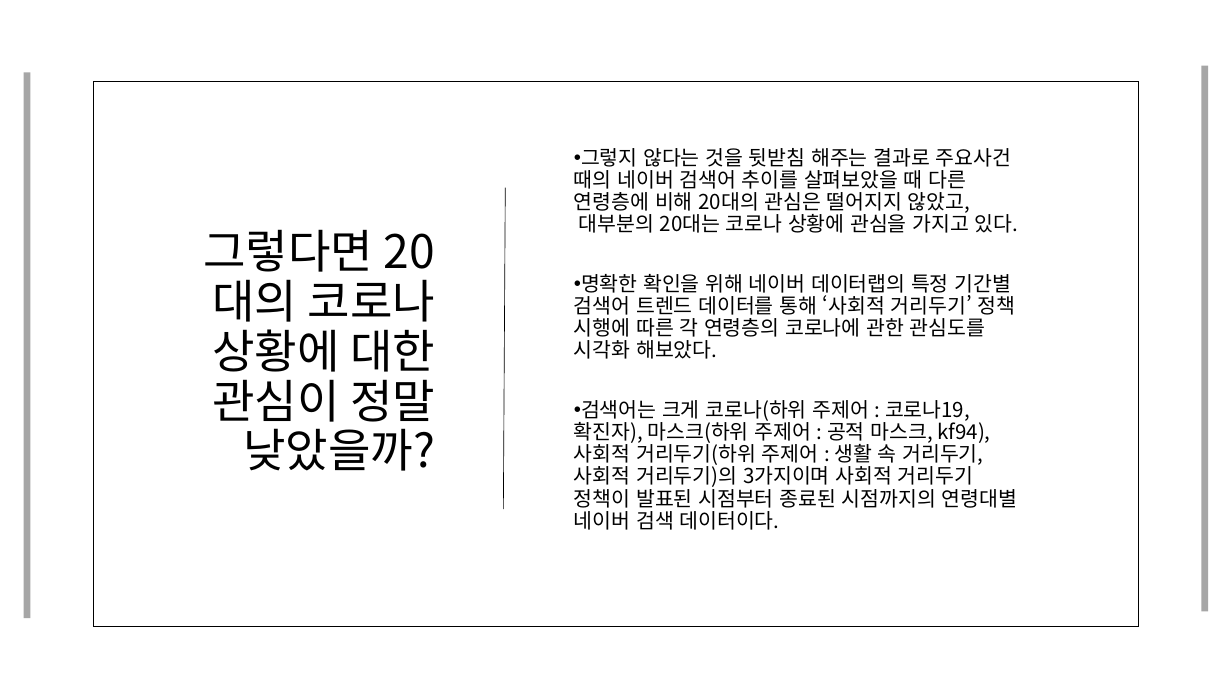
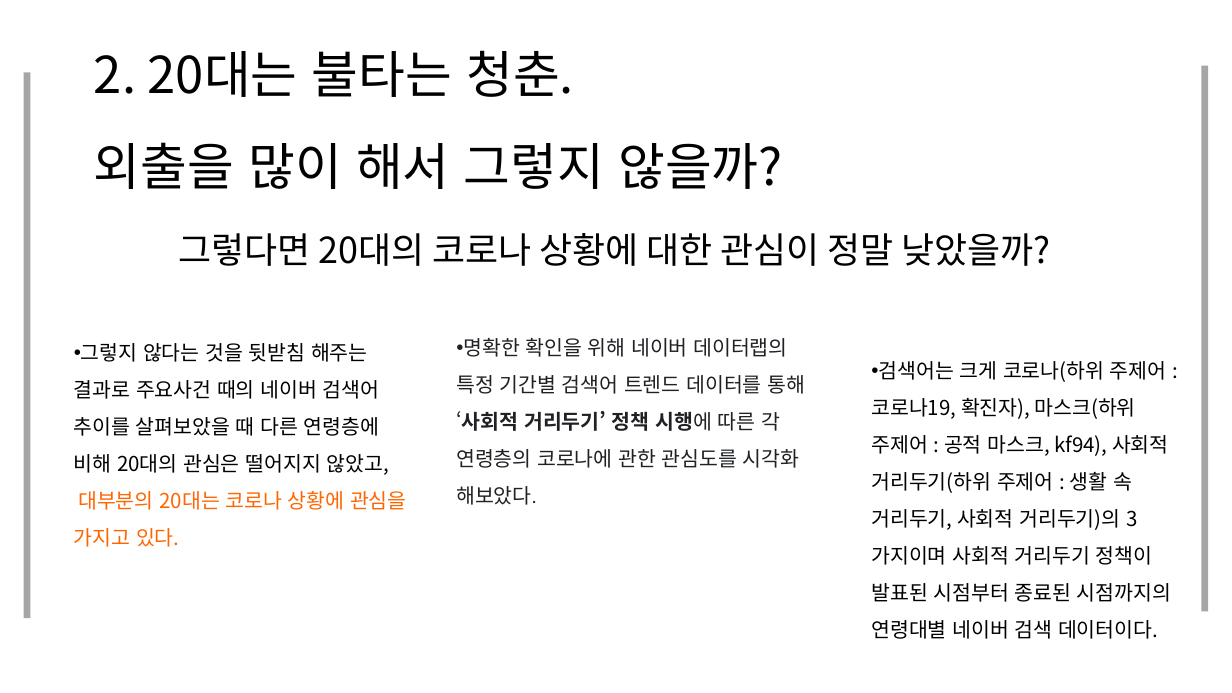
Before and after one commit to JooEHyeon/CORONA19_data_analysis, a slide deck: slide 13 of 최종합본.pptx (slide 11 before the commit). Drawn at 1232x693 pixels with LibreOffice and Linux fonts; fonts in the diff are those of the drawing. Boxes give left, top, right and bottom in pixels: in the first picture for what was removed or moved away, otherwise in the second. Text is boxed around its words. In the diff, an @@ line names an element or a change of style, - is before the commit and + after.

Commit message:
final pptx

```diff
--- a/최종합본.pptx
+++ b/최종합본.pptx
@@ title added at (94, 50, 782, 189), 39.6 pt, text #000000 @@
+2. 20대는 불타는 청춘.
+외출을 많이 해서 그렇지 않을까?
@@ rectangle removed at (93, 82, 1139, 628) @@
@@ text at (574, 148, 1018, 359): paragraphs removed @@
-• 그렇지 않다는 것을 뒷받침 해주는 결과로 주요사건 때의 네이버 검색어 추이를 살펴보았을 때 다른 연령층에 비해 20대의 관심은 떨어지지 않았고, 대부분의 20대는 코로나 상황에 관심을 가지고 있다.
-• 명확한 확인을 위해 네이버 데이터랩의 특정 기간별 검색어 트렌드 데이터를 통해 ‘사회적 거리두기’ 정책 시행에 따른 각 연령층의 코로나에 관한 관심도를 시각화 해보았다.
@@ line removed from (506, 188) to (504, 509) @@
@@ text "그렇다면 20대의 코로나 상황에 대한 ...": place and size @@
-text "그렇다면 20대의 코로나 상황에 대한 ..." at (203, 229, 436, 471)
+text "그렇다면 20대의 코로나 상황에 대한 ..." at (179, 233, 1051, 266)
@@ text "그렇다면 20대의 코로나 상황에 대한 ..." at (179, 233, 1051, 266): size 36 to 28 pt @@
@@ text "검색어는 크게 코로나(하위 주제어 : ...": place and size @@
-text "검색어는 크게 코로나(하위 주제어 : ..." at (574, 148, 1018, 530)
+text "검색어는 크게 코로나(하위 주제어 : ..." at (871, 361, 1171, 639)
@@ text "검색어는 크게 코로나(하위 주제어 : ..." at (871, 361, 1171, 639): line spacing 0.9 to 1.5 @@
@@ text added at (74, 343, 407, 547), 16 pt, text #000000 @@
+• 그렇지 않다는 것을 뒷받침 해주는 결과로 주요사건 때의 네이버 검색어 추이를 살펴보았을 때 다른 연령층에 비해 20대의 관심은 떨어지지 않았고, 대부분의 20대는 코로나 상황에 관심을 가지고 있다.
@@ text added at (456, 338, 805, 505), 16 pt, text #202124 @@
+• 명확한 확인을 위해 네이버 데이터랩의 특정 기간별 검색어 트렌드 데이터를 통해 ‘사회적 거리두기’ 정책 시행에 따른 각 연령층의 코로나에 관한 관심도를 시각화 해보았다.
```
Also in this commit, not shown: 21 other slides changed, 4 slides added, 2 slides removed.
